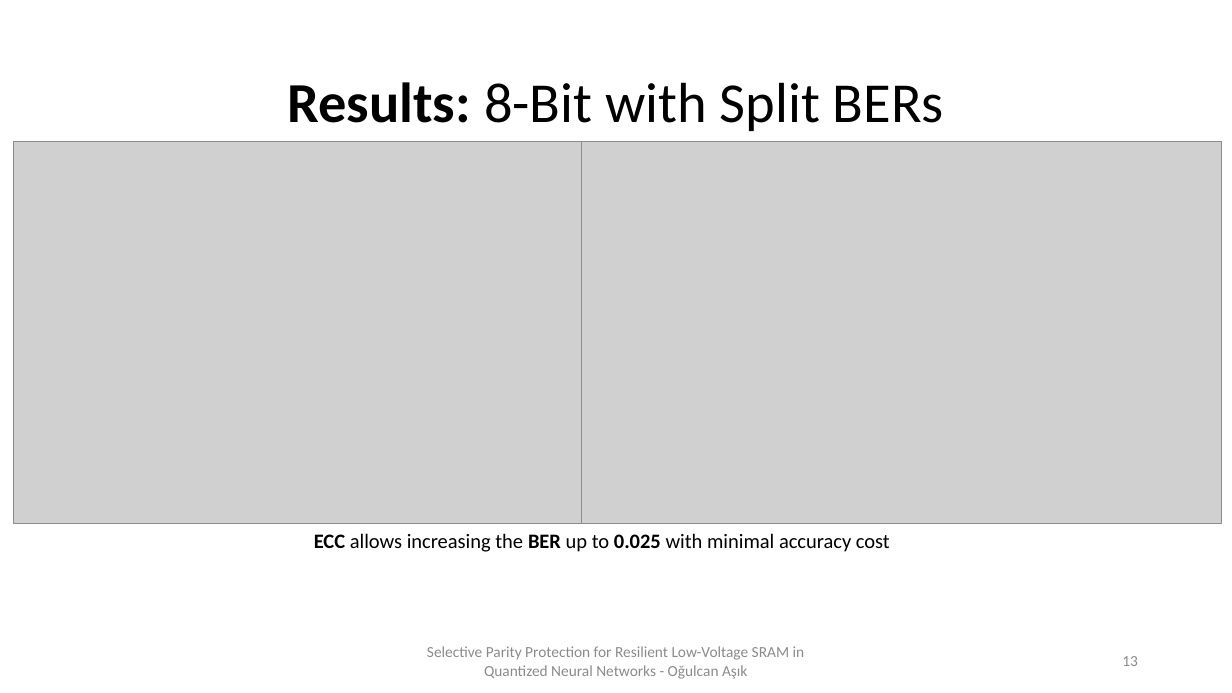
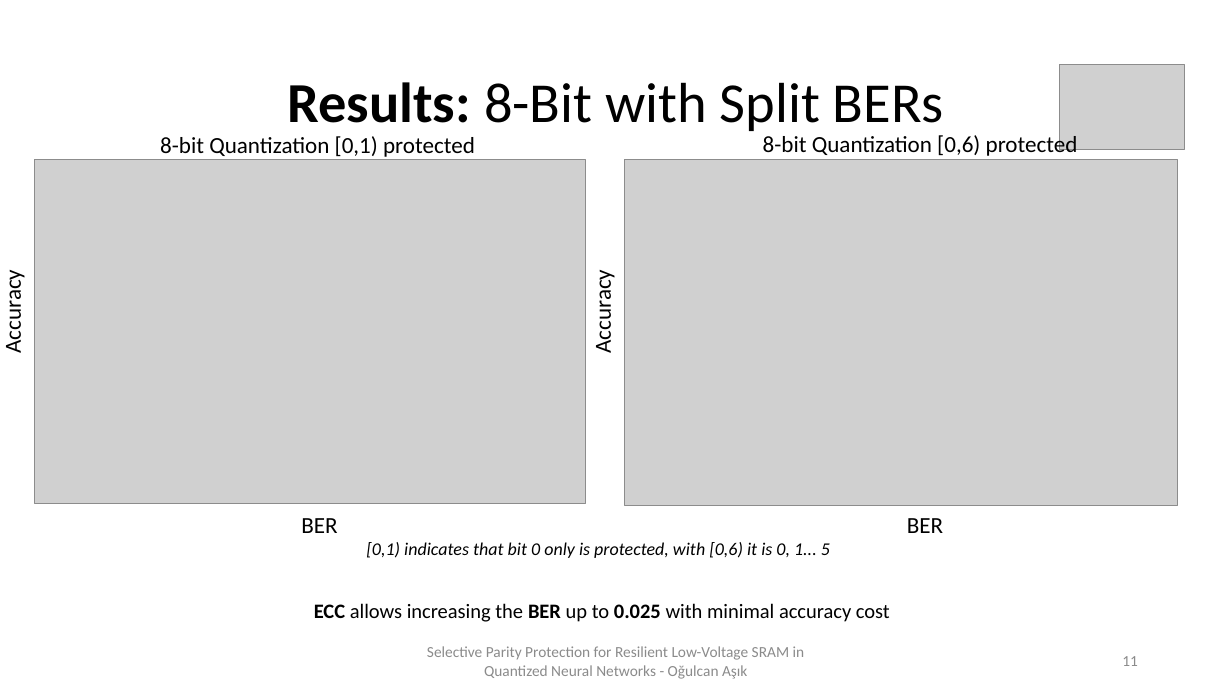
Before and after one commit to Xeadriel/ECC-SRAM-Simulation, a slide deck: slide 11 of Paper SRAM PDF/Selective Parity Protection for Resilient Low-Voltage SRAM in.pptx (slide 13 before the commit). Drawn at 1232x693 pixels with LibreOffice and Linux fonts; fonts in the diff are those of the drawing; grey boxes stand for pictures. Boxes give left, top, right and bottom in pixels: in the first picture for what was removed or moved away, otherwise in the second. Text is boxed around its words. In the diff, an @@ line names an element or a change of style, - is before the commit and + after.

```diff
--- a/Paper SRAM PDF/Selective Parity Protection for Resilient Low-Voltage SRAM in.pptx
+++ b/Paper SRAM PDF/Selective Parity Protection for Resilient Low-Voltage SRAM in.pptx
@@ picture added at (1060,65,1185,150) @@
@@ text added at (160,136,475,160), 18 pt, text #000000 @@
+8-bit Quantization [0,1) protected
@@ text added at (763,133,1078,156), 18 pt, text #000000 @@
+8-bit Quantization [0,6) protected
@@ picture: place and size @@
-picture at (13,142,653,524)
+picture at (35,160,586,504)
@@ picture: place and size @@
-picture at (582,142,1222,524)
+picture at (625,160,1177,506)
@@ text added at (0,278,27,352), 18 pt, text #000000 @@
+Accuracy
@@ text added at (589,278,617,352), 18 pt, text #000000 @@
+Accuracy
@@ text added at (301,518,337,533), 18 pt, text #000000 @@
+BER
@@ text added at (907,518,943,533), 18 pt, text #000000 @@
+BER
@@ text added at (366,542,830,558), 14 pt, text #000000, italic @@
+[0,1) indicates that bit 0 only is protected, with [0,6) it is 0, 1... 5
@@ text "ECC allows increasing the BER ...": place and size @@
-text "ECC allows increasing the BER ..." at (314,533,890,552)
+text "ECC allows increasing the BER ..." at (314,603,890,622)
@@ page number at (1122,656,1138,666): text changed @@
-13
+11
```
Also in this commit, not shown: 13 other slides changed, 2 slides added, 3 slides removed, 4 other files.
